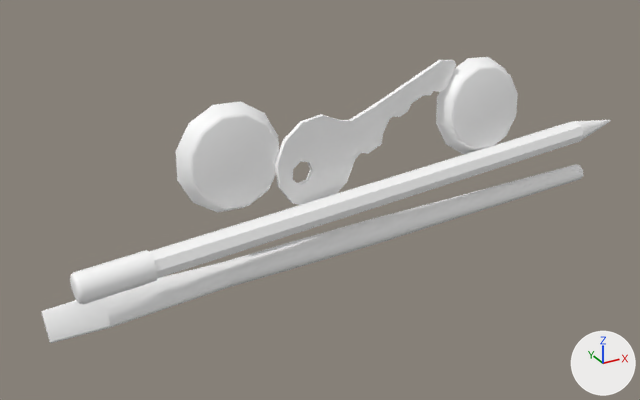
Two versions of the FBX model Assets/Art/Models/RC_Car/Bumper/Bumper_UPG2_Model.fbx, one commit apart.
One viewpoint serves both versions: a camera (50 mm lens) standing at (-2.75, -7.65, 3.11) and looking at (-0.3, -3.19, 0.88). Every picture has the same lights, and +X, +Y and +Z are marked at lower right.

Before the edit, the objects in view are built like this:
```python
me_mesh = bpy.data.meshes.new('Mesh')
me_mesh.from_pydata(...)  # 332 vertices, 376 faces; spans x -210.0..206.0, y 53.0..167.0, z 305.0..345.0
me_mesh.materials.append(mat_diy_objects_material)  # its picture is missing
ob_bumper = bpy.data.objects.new('Bumper', None)
ob_bumper.location = (0.0, 0.0, 0.0)
ob_bumper.rotation_euler = (1.588, -0.0175, 0.0175)  # degrees (91, -1, 1)
ob_bumper.scale = (0.01, 0.01, 0.01)
ob_bumper_upg2_model = bpy.data.objects.new('Bumper_UPG2_Model', me_mesh)
ob_bumper_upg2_model.parent = ob_bumper
ob_bumper_upg2_model.location = (0.0, 0.0, 0.0)
```
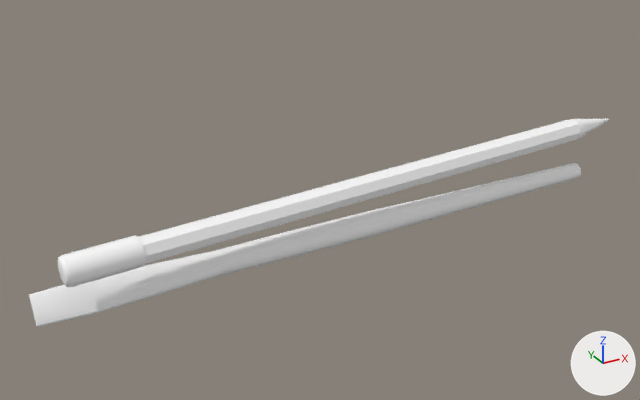
ob_bumper is not drawn itself; it is the parent of ob_bumper_upg2_model.

The change, as a list of edits to the scene's bpy script:
```text
Change me_mesh:
    where me_mesh.from_pydata(...)  # 332 vertices, 376 faces; spans x -210.0..206.0, y 53.0..167.0, z 305.0..345.0
    used by ob_bumper_upg2_model
    me_mesh part 1: the loose piece of 88 vertices spanning x -66.0..74.0, y 92.0..167.0, z 306.0..323.0 is deleted
    me_mesh part 2: the loose piece of 50 vertices spanning x 59.0..126.0, y 98.0..164.0, z 305.0..324.0 is deleted
    me_mesh part 3: the loose piece of 50 vertices spanning x -123.0..-57.0, y 98.0..164.0, z 305.0..322.0 is deleted
Change ob_bumper:
    ob_bumper.rotation_euler: (1.588, -0.0175, 0.0175) -> (1.571, 0.0, 0.0)  # degrees (91, -1, 1) -> degrees (90, 0, 0)
```

Pixel boxes (x1, y1, x2, y2) of what changed, in the pictures (640 x 400 px):
'Bumper_UPG2_Model', reshaped, turned: before (41, 57, 611, 343); after (29, 119, 609, 327)
part 1 of me_mesh, deleted: before (275, 60, 456, 205)
part 2 of me_mesh, deleted: before (436, 57, 518, 154)
part 3 of me_mesh, deleted: before (176, 101, 279, 213)
